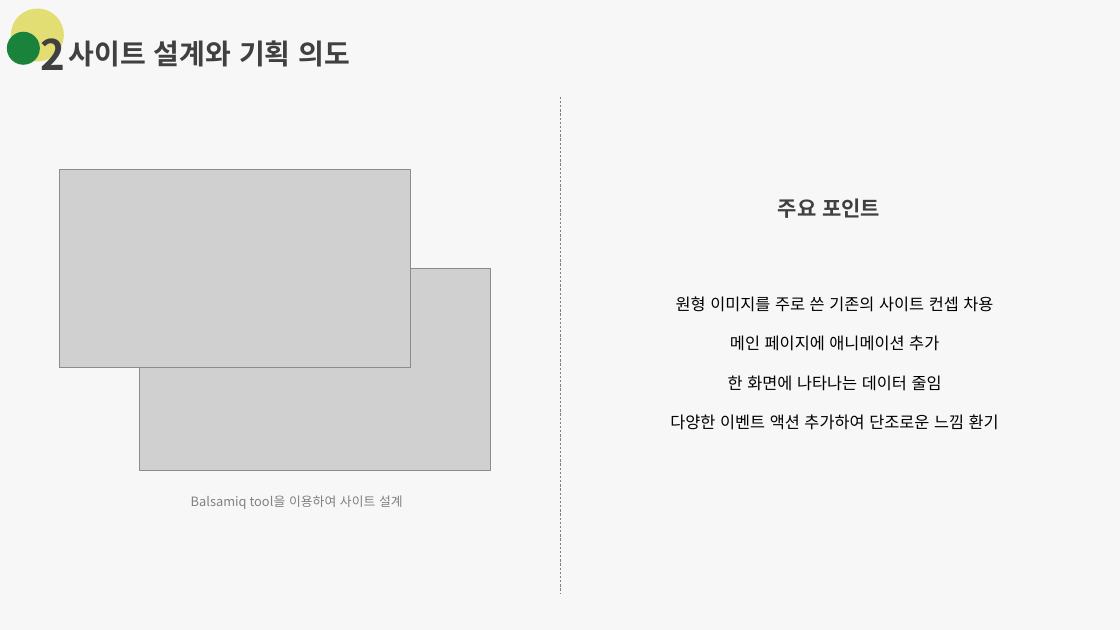
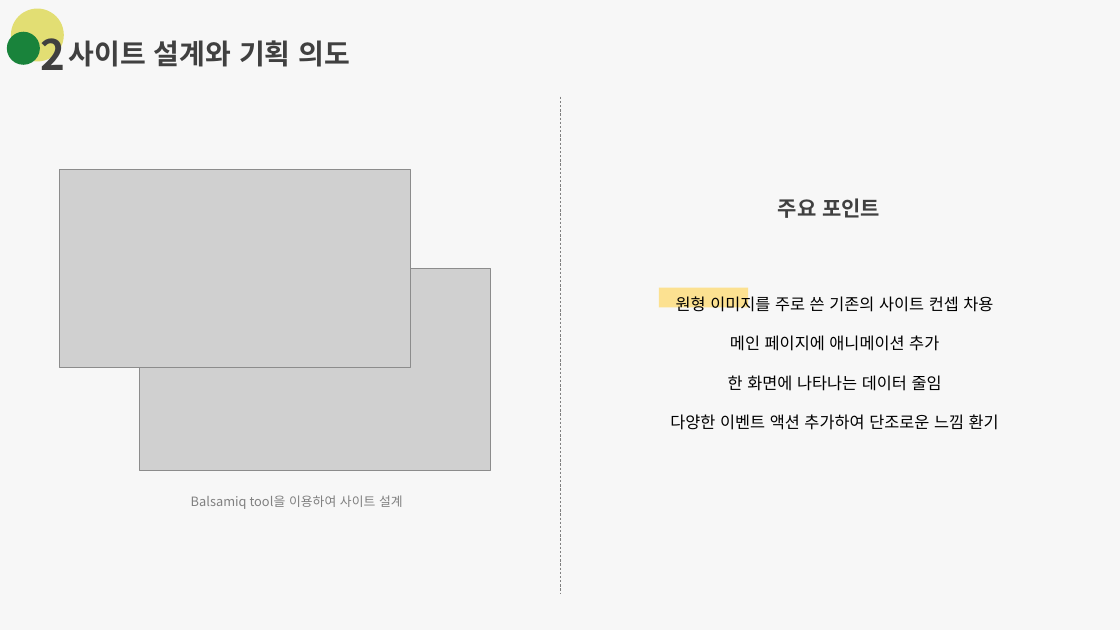
Before and after one commit to Ba-latte/FED-PJ-WBS-youj, a slide deck: slide 4 of 01.웹프로젝트/04.가이드문서/서울미식주간_가이드문서.pptx. Drawn at 1120x630 pixels with LibreOffice and Linux fonts; fonts in the diff are those of the drawing; grey boxes stand for pictures. Boxes give left, top, right and bottom in pixels: in the first picture for what was removed or moved away, otherwise in the second. Text is boxed around its words. In the diff, an @@ line names an element or a change of style, - is before the commit and + after.

```diff
--- a/01.웹프로젝트/04.가이드문서/서울미식주간_가이드문서.pptx
+++ b/01.웹프로젝트/04.가이드문서/서울미식주간_가이드문서.pptx
@@ rectangle added at <box>660,287,749,308</box>, fill #FFD966 at 70% opacity @@
```
Also in this commit, not shown: 4 other slides changed, 8 slides added, 12 other files.
